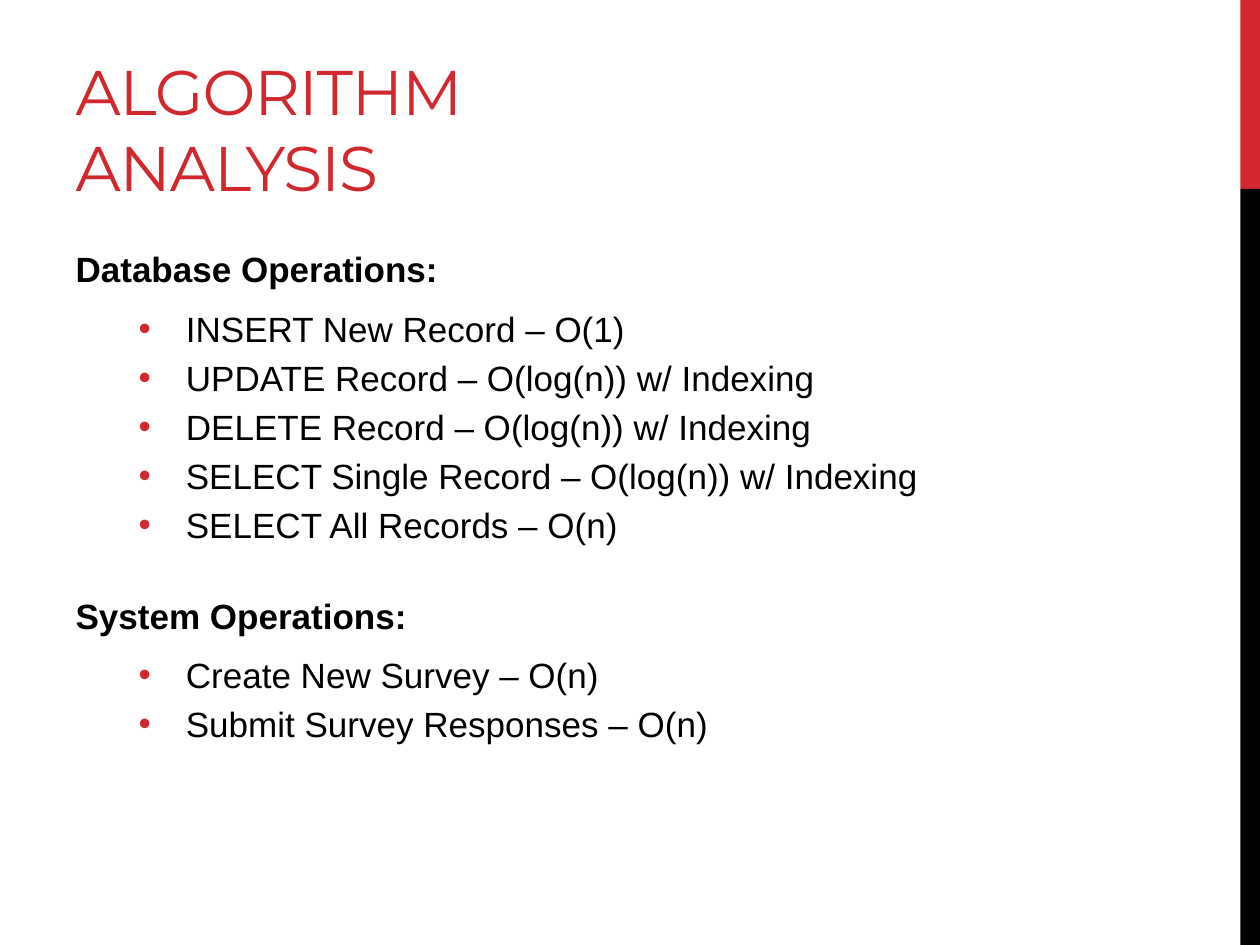
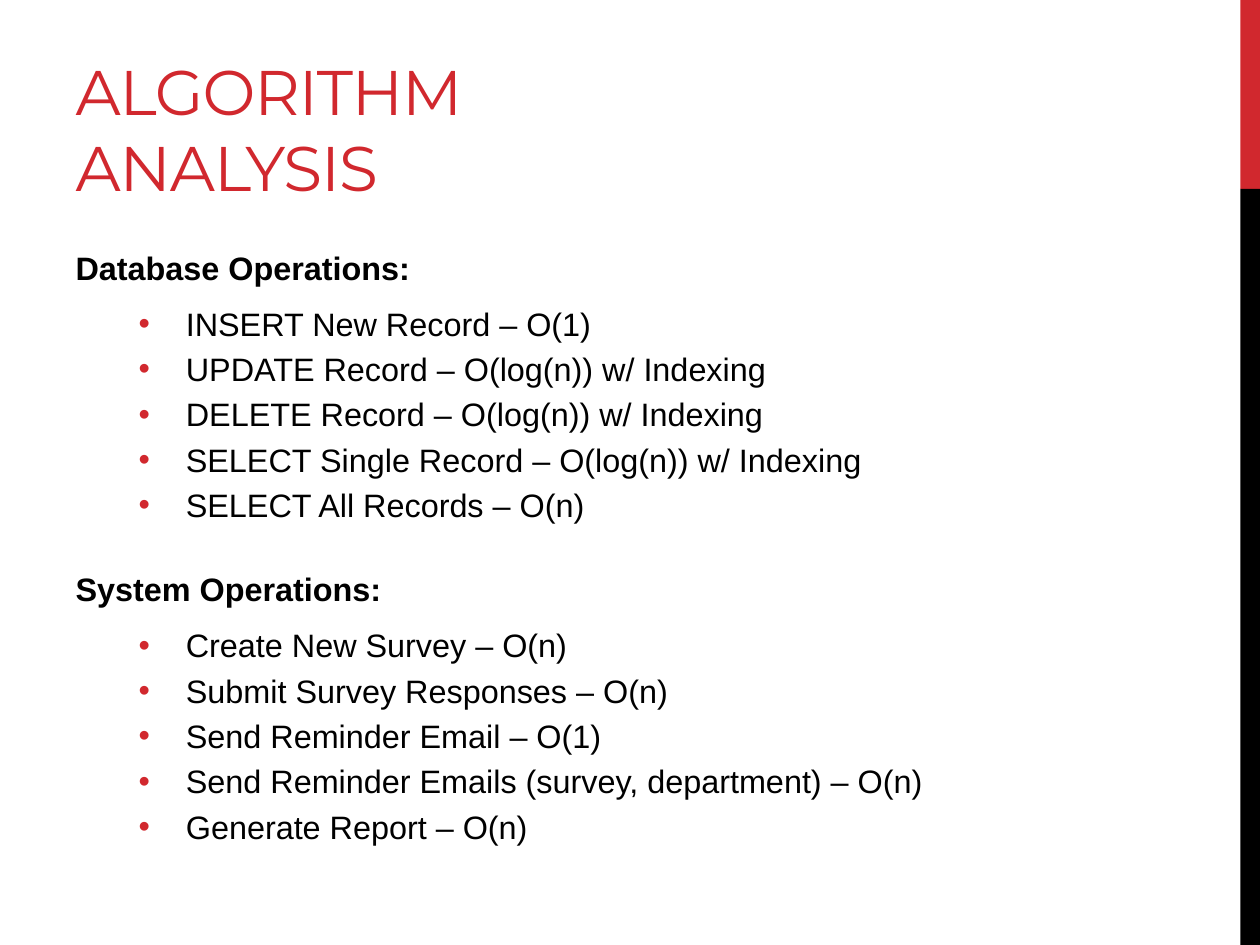
Before and after one commit to AndreasSchwagerl/RR-Survey-System, a slide deck: slide 12 of Survey System - Progress Presentation 3.pptx. Drawn at 1260x945 pixels with LibreOffice and Linux fonts; fonts in the diff are those of the drawing. Boxes give left, top, right and bottom in pixels: in the first picture for what was removed or moved away, otherwise in the second. Text is boxed around its words. In the diff, an @@ line names an element or a change of style, - is before the commit and + after.

```diff
--- a/Survey System - Progress Presentation 3.pptx
+++ b/Survey System - Progress Presentation 3.pptx
@@ text at [76, 256, 861, 709]: size 20 to 18.5 pt in "Database Operations:", "INSERT New Record – O(1)", "UPDATE Record – O(log(n)) w/ Indexing", "DELETE Record – O(log(n)) w/ Indexing" and 5 more places @@
@@ text at [186, 724, 923, 845]: paragraphs added @@
+  • Send Reminder Email – O(1)
+  • Send Reminder Emails (survey, department) – O(n)
+  • Generate Report – O(n)
```
